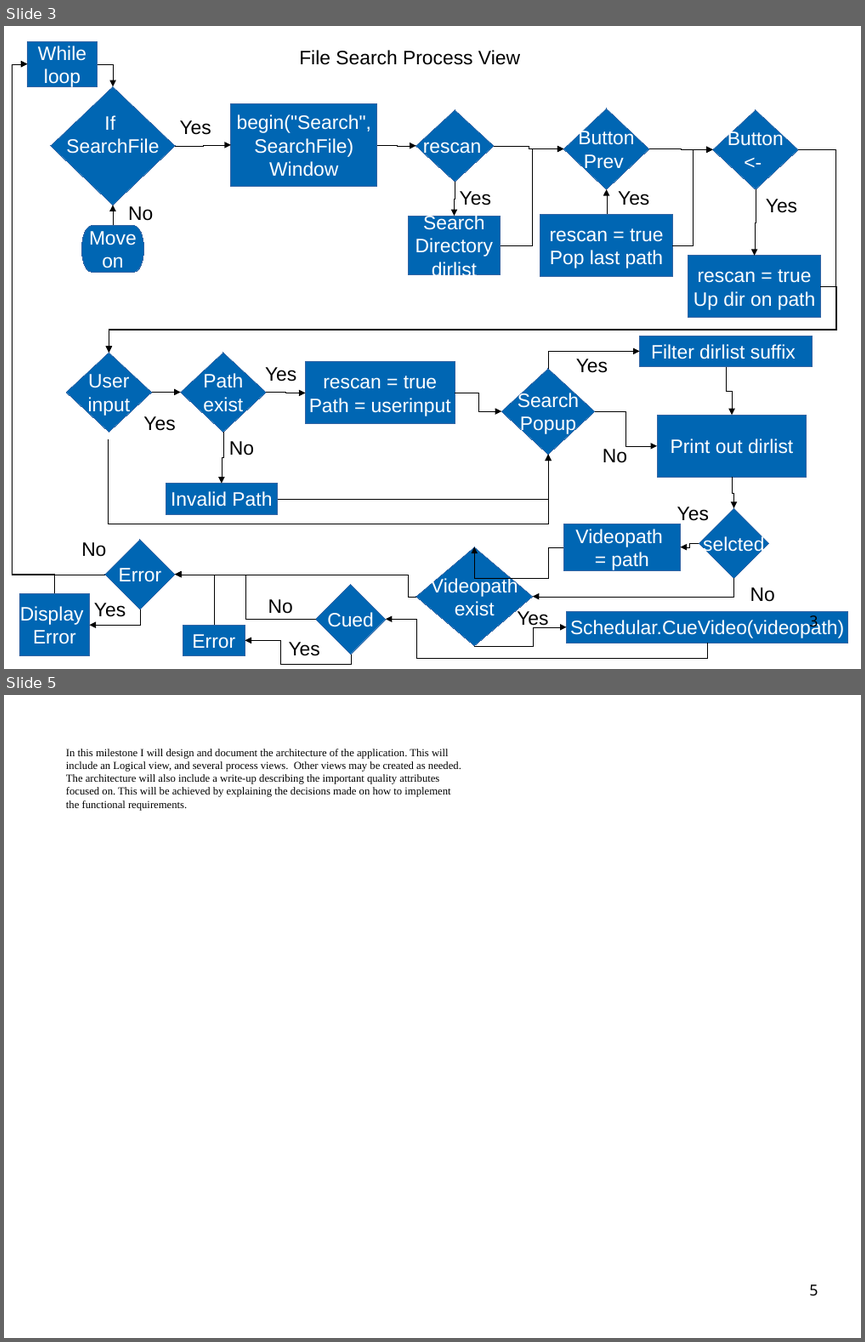
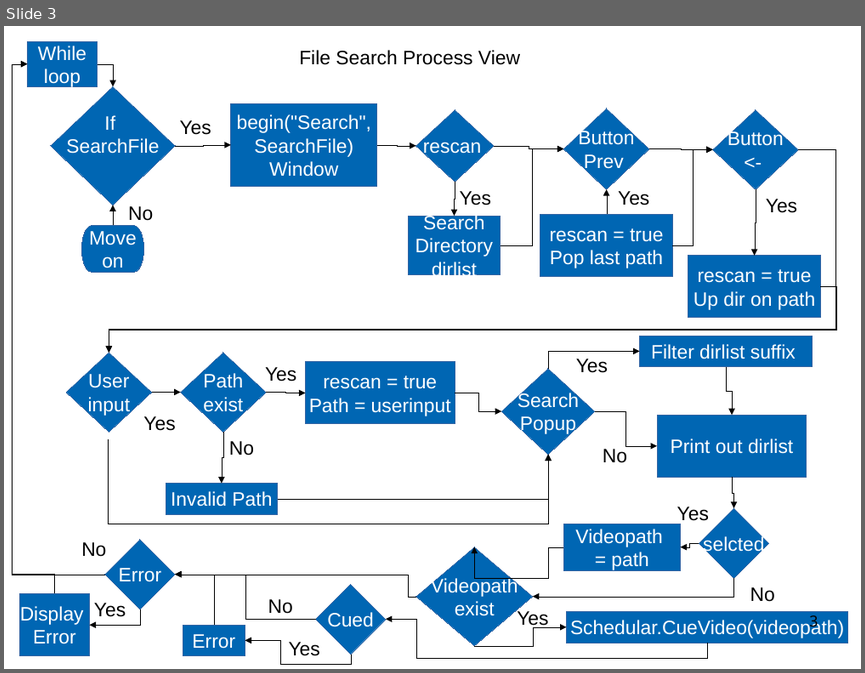
Before and after one commit to miroberts/SimplyCued, a slide deck: Architecture Docs.odp. Shown one above the other, each under a label of ours: slides 3 and 5 before the commit, slide 3 after it; the slides between them are not shown. The pictures are 865x1342 and 865x673 pixels, drawn with LibreOffice and Linux fonts; fonts in the diff are those of the drawing. Boxes give left, top, right and bottom in pixels: in the first picture for what was removed or moved away, otherwise in the second. Text is boxed around its words. In the diff, an @@ line names an element or a change of style, - is before the commit and + after.

```diff
--- a/Architecture Docs.odp
+++ b/Architecture Docs.odp
@@ slide 5 removed at <box>4,695,861,1338</box>, background #FFFFFF; not listed: 1 template element that a slide beside it also shows @@
@@ rectangle removed at <box>4,710,58,827</box> @@
@@ text removed at <box>66,749,461,811</box> @@
-In this milestone I will design and document the architecture of the application. This will include an Logical view, and several process views. Other views may be created as needed. The architecture will also include a write-up describing the important quality attributes focused on. This will be achieved by explaining the decisions made on how to implement the functional requirements.
@@ rectangle removed at <box>766,1201,820,1317</box> @@
@@ page number removed at <box>809,1284,817,1296</box> @@
-5
```
Also in this commit, not shown: 3 slides changed, 3 other files.
